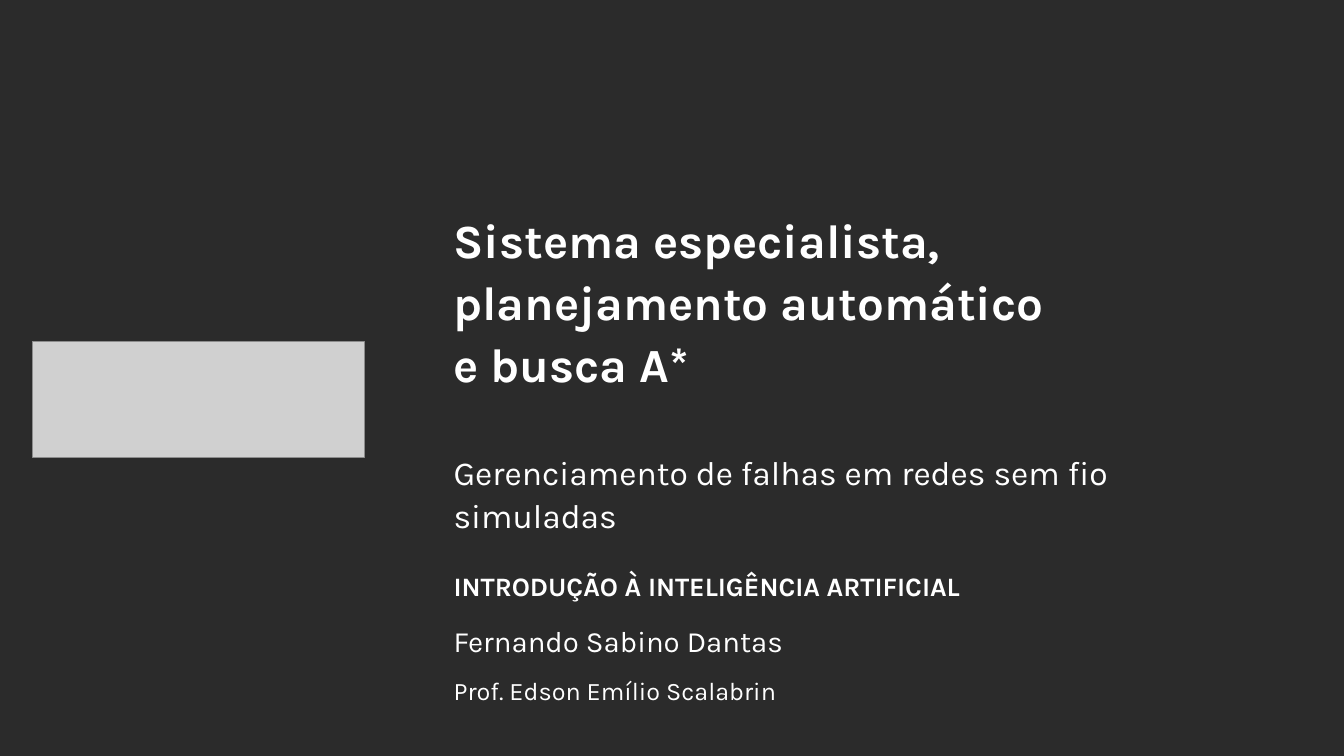
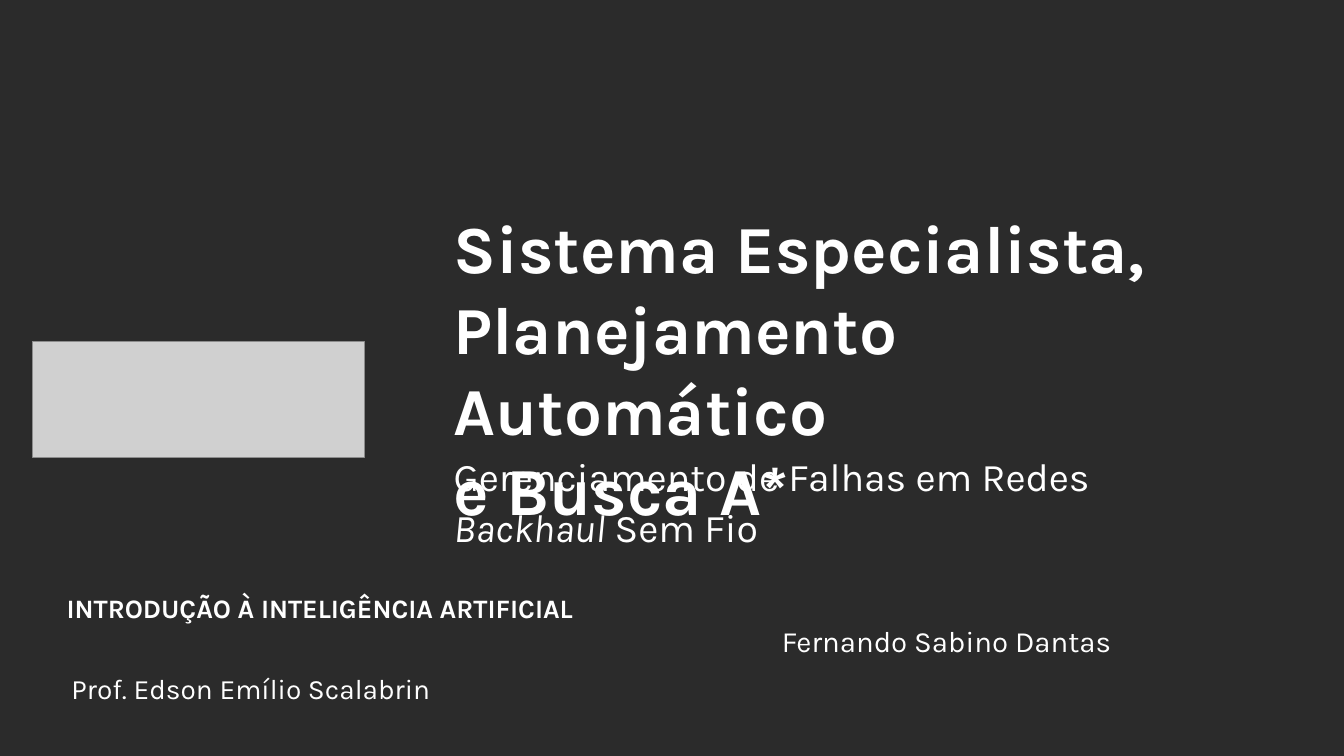
Before and after one commit to fsd-dantas/ai4systems, a slide deck: slide 1 of docs/presentation/mini-systems-presentation.pptx. Drawn at 1344x756 pixels with LibreOffice and Linux fonts; fonts in the diff are those of the drawing; grey boxes stand for pictures; background and template pictures are left out; a plain dark background stands for a picture behind light text. Boxes give left, top, right and bottom in pixels: in the first picture for what was removed or moved away, otherwise in the second. Text is boxed around its words. In the diff, an @@ line names an element or a change of style, - is before the commit and + after.

```diff
--- a/docs/presentation/mini-systems-presentation.pptx
+++ b/docs/presentation/mini-systems-presentation.pptx
@@ text at box(454, 225, 1145, 532): text changed; size 34 to 48 pt @@
-Sistema especialista,
-planejamento automático
-e busca A*
+Sistema Especialista, Planejamento Automático
+e Busca A*
@@ text at box(454, 464, 1090, 543): text changed; size 24 to 28 pt @@
-Gerenciamento de falhas em redes sem fio simuladas
+Gerenciamento de Falhas em Redes Backhaul Sem Fio
@@ text "INTRODUÇÃO À INTELIGÊNCIA ARTIFICIAL": place and size @@
-text "INTRODUÇÃO À INTELIGÊNCIA ARTIFICIAL" at box(454, 572, 960, 602)
+text "INTRODUÇÃO À INTELIGÊNCIA ARTIFICIAL" at box(67, 594, 573, 624)
@@ text "Fernando Sabino Dantas": place and size @@
-text "Fernando Sabino Dantas" at box(454, 632, 783, 653)
+text "Fernando Sabino Dantas" at box(782, 632, 1111, 653)
@@ text "Prof. Edson Emílio Scalabrin": place and size @@
-text "Prof. Edson Emílio Scalabrin" at box(454, 681, 776, 701)
+text "Prof. Edson Emílio Scalabrin" at box(71, 678, 430, 700)
@@ text "Prof. Edson Emílio Scalabrin" at box(71, 678, 430, 700): size 18 to 20 pt @@
```
Also in this commit, not shown: 5 other slides changed, 10 other files.
